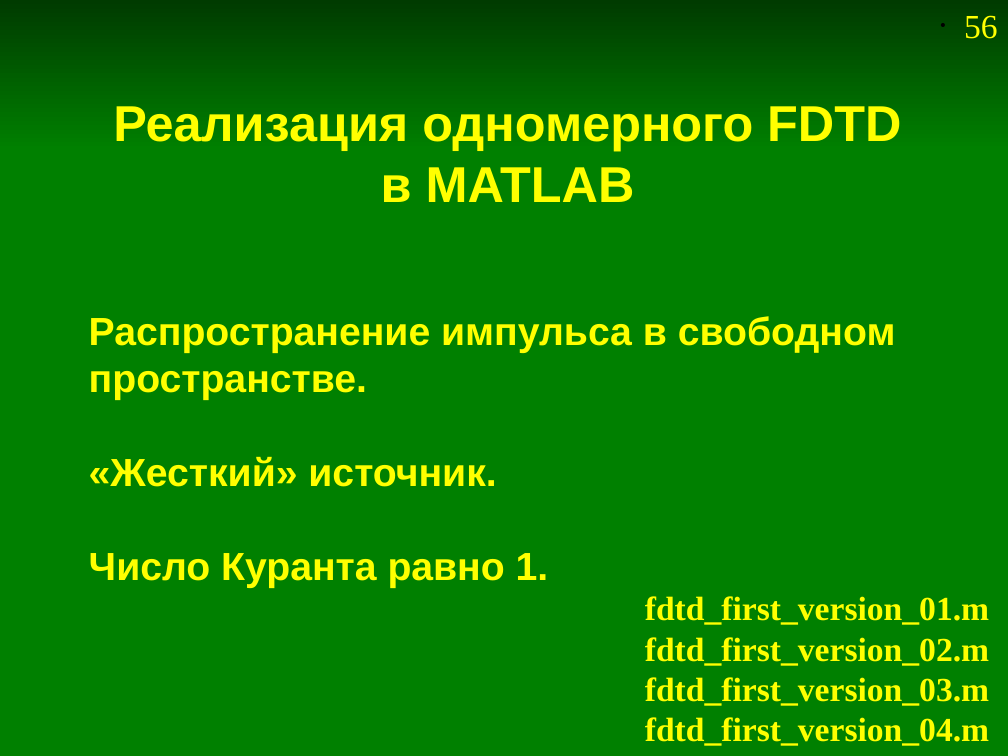
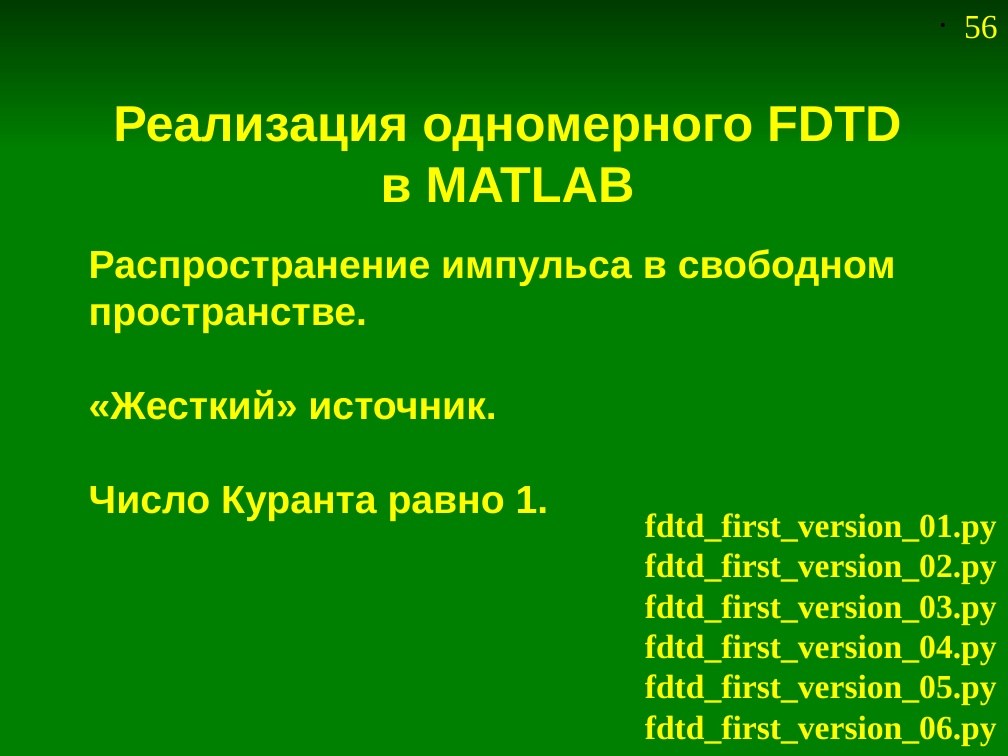
Before and after one commit to andris0147sv/modelling, a slide deck: slide 56 of presentations/2. FDTD.odp. Drawn at 1008x756 pixels with LibreOffice and Linux fonts; fonts in the diff are those of the drawing. Boxes give left, top, right and bottom in pixels: in the first picture for what was removed or moved away, otherwise in the second. Text is boxed around its words. In the diff, an @@ line names an element or a change of style, - is before the commit and + after.

```diff
--- a/presentations/2. FDTD.odp
+++ b/presentations/2. FDTD.odp
@@ title "Распространение импульса в свободном пространстве. ..." moved from (x1=89, y1=316, x2=896, y2=588) to (x1=89, y1=249, x2=896, y2=521) @@
@@ text at (x1=645, y1=513, x2=997, y2=745): text changed @@
-fdtd_first_version_01.m
-fdtd_first_version_02.m
-fdtd_first_version_03.m
-fdtd_first_version_04.m
+fdtd_first_version_01.py
+fdtd_first_version_02.py
+fdtd_first_version_03.py
+fdtd_first_version_04.py
+fdtd_first_version_05.py
+fdtd_first_version_06.py
```
Also in this commit, not shown: 29 other slides changed.
